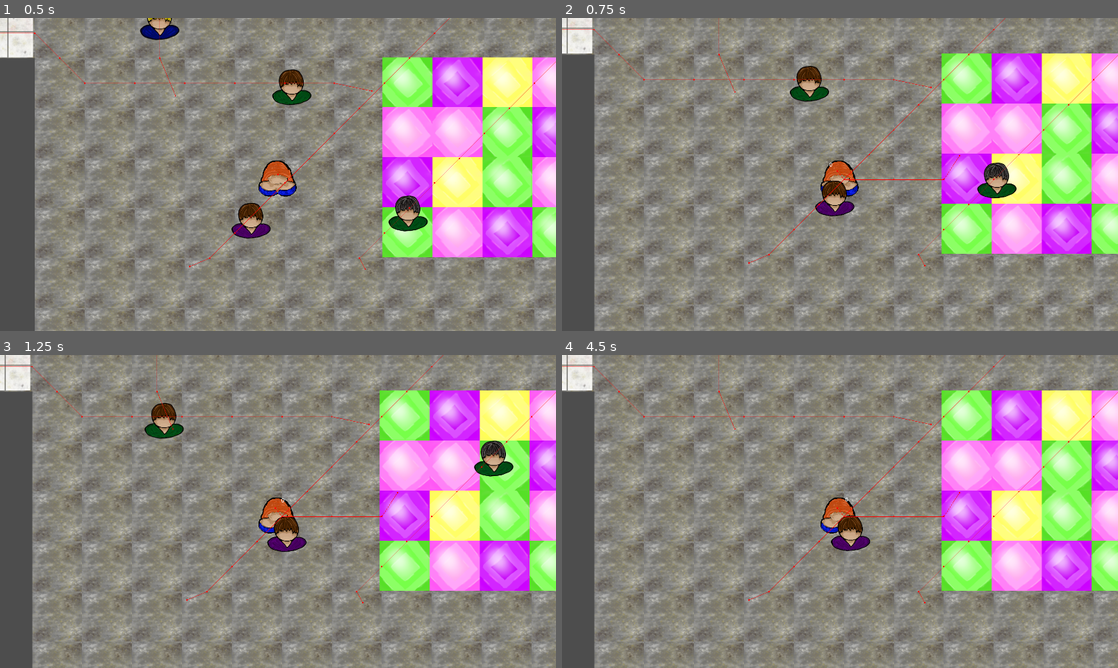
Above: before the commit, frames 1-4 (two rows, left to right).
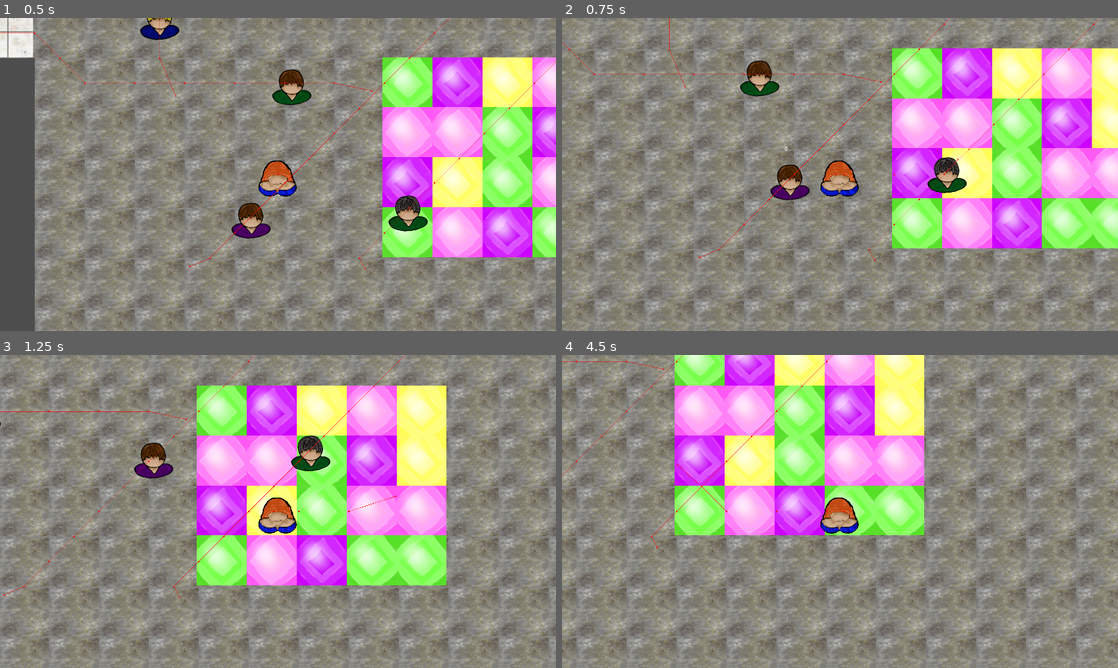
Above: after the commit, the same moments.

Repository: mntjams/game-jam-25-2
Game: Godot game, scene res://scenes/game.tscn
Same seed, same stepped clock (60 frames per second), same inputs: the game is played once before the commit and once after it. The engine's default icon, where the game draws it, is replaced by a stand-in: a white triangle on a blue panel in a dark square.
Inputs (mouse positions are in pixels of both pictures, inside the frame that each line leads up to):
- Up to frame 1 (0.5 s): no input
- Up to frame 2 (0.75 s): move the mouse to (962, 158) at 0.52 s; hold E (interact) from 0.53 s (still down)
- Up to frame 3 (1.25 s): keep holding E (interact)
- Up to frame 4 (4.5 s): move the mouse to (728, 527) at 1.27 s; release E (interact) at 1.28 s; tap E (interact) at 1.35, 2.85, 4.35 s; move the mouse to (895, 442) at 2.02 s; hold E (interact) 2.03-2.78 s; move the mouse to (812, 574) at 2.77 s; move the mouse to (1006, 558) at 3.52 s; hold E (interact) 3.53-4.28 s; move the mouse to (673, 464) at 4.27 s

Frame 1 is identical in both runs. In frame 2, 46% of the frame differs, in the area x 0-100%, y 0-100%; in frame 3, 66%; in frame 4, 69%.
Error before the commit: Cannot call method 'instantiate' on a null value. (res://scripts/room.gd:10)

Commit message:
Fix bug with interaction right after working stop

Diff:
--- a/scripts/player.gd
+++ b/scripts/player.gd
@@ -13,11 +13,12 @@
 
 # --- Woman interaction ---
 func _unhandled_input(event: InputEvent) -> void:
-	if event.is_action_pressed("interact"): # "interact" bound to E
+	if event.is_action_pressed("interact") and not is_interacting: # "interact" bound to E
 		if women_in_sight.size() == 0:
 			print(self,"no women here")
 		elif women_in_sight.size() == 1:
-			start_interaction()
+			if women_in_sight[0].is_working():
+				start_interaction()
 		elif women_in_sight.size() > 1:
 			print(self,"whooops")
 
--- a/scripts/woman.gd
+++ b/scripts/woman.gd
@@ -36,6 +36,9 @@
 	#interest_bar.value = interest
 
 # --- Interest and interaction logic---
+
+func is_working() -> bool:
+	return super.is_working()
 
 # start interacting with the player
 func start_interaction(player : Player) -> void:
